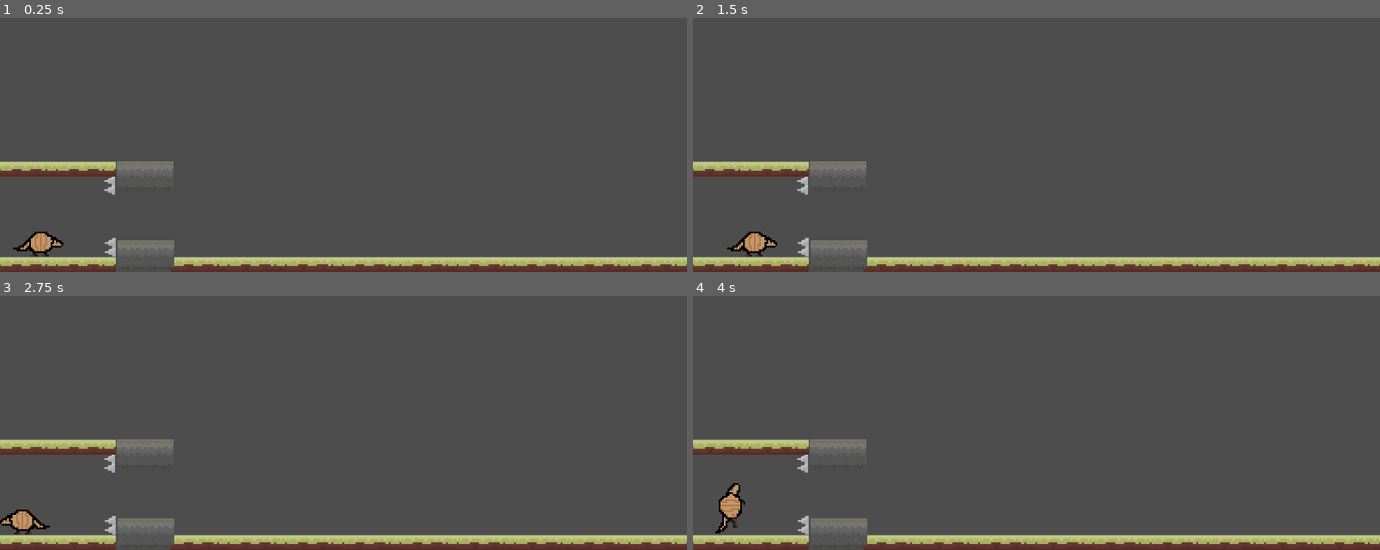
Above: before the commit, frames 1-4 (two rows, left to right).
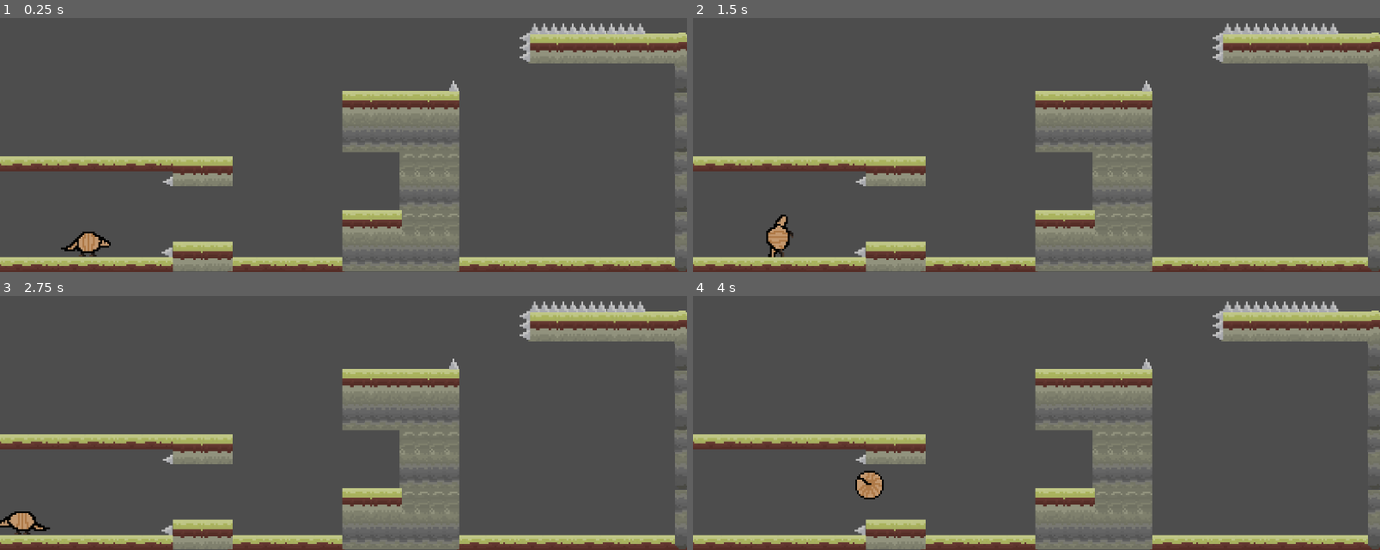
Above: after the commit, the same moments.

Repository: potatinator/codeday3-ihatecaiden
Game: Godot game, scene res://Lvl4.tscn
The game is run twice, just before and just after one commit, with the same random seed, the same clock (stepped at 60 frames per second) and the same inputs.
Inputs:
- Up to frame 1 (0.25 s): no input
- Up to frame 2 (1.5 s): tap Enter at 0.5 s; hold D (moveRight) from 0.53 s (still down); tap Shift (store) at 0.6, 1.35 s; tap W (jump) at 0.77 s
- Up to frame 3 (2.75 s): tap W (jump) at 1.52 s; release D (moveRight) at 2.03 s; hold A (moveLeft) from 2.03 s (still down); tap Shift (store) at 2.1 s
- Up to frame 4 (4 s): release A (moveLeft) at 2.78 s; hold D (moveRight) from 2.78 s (still down); tap Shift (store) at 2.85, 3.6 s; tap W (jump) at 3.02, 3.77 s

The runs differ from the first frame. In frame 1, 18% of the frame differs, in the area x 0-100%, y 2-100%; in frame 2, 18%; in frame 3, 17%; in frame 4, 18%.

Commit message:
"fixed things"

Diff:
--- a/Lvl4.tscn
+++ b/Lvl4.tscn
@@ -1,10 +1,13 @@
-[gd_scene load_steps=6 format=3 uid="uid://bqcrh4n6p6u7k"]
+[gd_scene load_steps=9 format=3 uid="uid://ugqwvxgcwyx8"]
 
 [ext_resource type="PackedScene" uid="uid://btw57klxaykkh" path="res://walls.tscn" id="1_7wywb"]
 [ext_resource type="PackedScene" uid="uid://drbulqxqdircb" path="res://character_body_2d.tscn" id="2_xtqqp"]
 [ext_resource type="PackedScene" uid="uid://bv637t6hemq5w" path="res://level components/full tile with connection point on both sides horiz.tscn" id="3_xtqqp"]
+[ext_resource type="PackedScene" uid="uid://bforvbb7alh1v" path="res://big floor top main.tscn" id="4_hqhqe"]
 [ext_resource type="PackedScene" uid="uid://u4bos5oxde6x" path="res://level components/spike.tscn" id="4_jy7ga"]
-[ext_resource type="PackedScene" uid="uid://dqeobgrl7opvp" path="res://level components/half tile with connection point on bottom vert.tscn" id="5_rrts2"]
+[ext_resource type="PackedScene" uid="uid://ymyiuygqahm6" path="res://level components/full tile with connection point on both sides vert.tscn" id="6_rrts2"]
+[ext_resource type="PackedScene" uid="uid://vinovhk52fgt" path="res://big floor main.tscn" id="7_w6ey8"]
+[ext_resource type="PackedScene" uid="uid://bcnoc83dge48c" path="res://level components/full tile with connection point on bottom side vert.tscn" id="8_f3kkn"]
 
 [node name="Node2D" type="Node2D"]
 
@@ -14,28 +17,19 @@
 [node name="walls" parent="." instance=ExtResource("1_7wywb")]
 
 [node name="player" parent="." instance=ExtResource("2_xtqqp")]
-position = Vector2(64, 584)
+position = Vector2(144, 600)
 
 [node name="StaticBody2D" parent="." instance=ExtResource("3_xtqqp")]
-position = Vector2(48, 632)
+position = Vector2(144, 632)
 
 [node name="StaticBody2D2" parent="." instance=ExtResource("3_xtqqp")]
-position = Vector2(144, 632)
-
-[node name="StaticBody2D4" parent="." instance=ExtResource("3_xtqqp")]
-position = Vector2(336, 632)
+position = Vector2(240, 632)
 
 [node name="StaticBody2D5" parent="." instance=ExtResource("3_xtqqp")]
 position = Vector2(432, 632)
 
 [node name="StaticBody2D6" parent="." instance=ExtResource("3_xtqqp")]
 position = Vector2(528, 632)
-
-[node name="StaticBody2D7" parent="." instance=ExtResource("3_xtqqp")]
-position = Vector2(624, 632)
-
-[node name="StaticBody2D8" parent="." instance=ExtResource("3_xtqqp")]
-position = Vector2(720, 632)
 
 [node name="StaticBody2D9" parent="." instance=ExtResource("3_xtqqp")]
 position = Vector2(816, 632)
@@ -49,48 +43,125 @@
 [node name="StaticBody2D12" parent="." instance=ExtResource("3_xtqqp")]
 position = Vector2(1104, 632)
 
-[node name="StaticBody2D13" parent="." instance=ExtResource("4_jy7ga")]
-position = Vector2(185, 647)
+[node name="StaticBody2D14" parent="." instance=ExtResource("3_xtqqp")]
+position = Vector2(144, 463)
+
+[node name="StaticBody2D15" parent="." instance=ExtResource("3_xtqqp")]
+position = Vector2(240, 463)
+
+[node name="StaticBody2D16" parent="." instance=ExtResource("4_jy7ga")]
+position = Vector2(282, 529)
 rotation = -1.5708
 
-[node name="StaticBody2D3" parent="." instance=ExtResource("5_rrts2")]
-position = Vector2(210, 645)
+[node name="StaticBody2D2" parent="StaticBody2D16" instance=ExtResource("6_rrts2")]
+position = Vector2(-68.0031, 862)
+rotation = 1.5708
 
-[node name="StaticBody2D14" parent="." instance=ExtResource("4_jy7ga")]
-position = Vector2(185, 632)
+[node name="StaticBody2D17" parent="." instance=ExtResource("4_jy7ga")]
+position = Vector2(280, 648)
 rotation = -1.5708
 
-[node name="StaticBody2D15" parent="." instance=ExtResource("5_rrts2")]
-position = Vector2(233, 645)
+[node name="StaticBody2D18" parent="." instance=ExtResource("3_xtqqp")]
+position = Vector2(49, 463)
 
-[node name="StaticBody2D16" parent="." instance=ExtResource("5_rrts2")]
-position = Vector2(280, 645)
+[node name="StaticBody2D19" parent="." instance=ExtResource("3_xtqqp")]
+position = Vector2(49, 632)
 
-[node name="StaticBody2D17" parent="." instance=ExtResource("5_rrts2")]
-position = Vector2(256, 645)
+[node name="StaticBody2D3" parent="." instance=ExtResource("4_hqhqe")]
+position = Vector2(340, 597)
 
-[node name="StaticBody2D18" parent="." instance=ExtResource("4_jy7ga")]
-position = Vector2(184, 543)
+[node name="StaticBody2D4" parent="." instance=ExtResource("4_hqhqe")]
+position = Vector2(340, 454)
+
+[node name="StaticBody2D7" parent="." instance=ExtResource("7_w6ey8")]
+position = Vector2(624, 597)
+
+[node name="StaticBody2D8" parent="." instance=ExtResource("7_w6ey8")]
+position = Vector2(720, 597)
+
+[node name="StaticBody2D13" parent="." instance=ExtResource("7_w6ey8")]
+position = Vector2(720, 497)
+
+[node name="StaticBody2D20" parent="." instance=ExtResource("7_w6ey8")]
+position = Vector2(720, 397)
+
+[node name="StaticBody2D21" parent="." instance=ExtResource("7_w6ey8")]
+position = Vector2(624, 397)
+
+[node name="StaticBody2D22" parent="." instance=ExtResource("4_hqhqe")]
+position = Vector2(624, 544)
+
+[node name="StaticBody2D23" parent="." instance=ExtResource("4_hqhqe")]
+position = Vector2(624, 344)
+
+[node name="StaticBody2D24" parent="." instance=ExtResource("4_hqhqe")]
+position = Vector2(720, 344)
+
+[node name="StaticBody2D25" parent="." instance=ExtResource("6_rrts2")]
+position = Vector2(1144, 496)
+
+[node name="StaticBody2D26" parent="." instance=ExtResource("6_rrts2")]
+position = Vector2(1144, 397)
+
+[node name="StaticBody2D27" parent="." instance=ExtResource("8_f3kkn")]
+position = Vector2(1144, 296)
+
+[node name="StaticBody2D28" parent="." instance=ExtResource("4_hqhqe")]
+position = Vector2(936, 248)
+
+[node name="StaticBody2D29" parent="." instance=ExtResource("4_jy7ga")]
+position = Vector2(880, 288)
 rotation = -1.5708
 
-[node name="StaticBody2D19" parent="." instance=ExtResource("5_rrts2")]
-position = Vector2(209, 512)
-
-[node name="StaticBody2D20" parent="." instance=ExtResource("4_jy7ga")]
-position = Vector2(184, 528)
+[node name="StaticBody2D30" parent="." instance=ExtResource("4_jy7ga")]
+position = Vector2(880, 304)
 rotation = -1.5708
 
-[node name="StaticBody2D21" parent="." instance=ExtResource("5_rrts2")]
-position = Vector2(233, 512)
+[node name="StaticBody2D31" parent="." instance=ExtResource("4_jy7ga")]
+position = Vector2(880, 320)
+rotation = -1.5708
 
-[node name="StaticBody2D22" parent="." instance=ExtResource("5_rrts2")]
-position = Vector2(279, 512)
+[node name="StaticBody2D32" parent="." instance=ExtResource("4_hqhqe")]
+position = Vector2(1032, 248)
 
-[node name="StaticBody2D23" parent="." instance=ExtResource("5_rrts2")]
-position = Vector2(255, 512)
+[node name="StaticBody2D33" parent="." instance=ExtResource("4_hqhqe")]
+position = Vector2(1088, 248)
 
-[node name="StaticBody2D24" parent="." instance=ExtResource("3_xtqqp")]
-position = Vector2(48, 472)
+[node name="StaticBody2D34" parent="." instance=ExtResource("4_jy7ga")]
+position = Vector2(896, 240)
 
-[node name="StaticBody2D25" parent="." instance=ExtResource("3_xtqqp")]
-position = Vector2(144, 472)
+[node name="StaticBody2D35" parent="." instance=ExtResource("4_jy7ga")]
+position = Vector2(880, 240)
+
+[node name="StaticBody2D36" parent="." instance=ExtResource("4_jy7ga")]
+position = Vector2(864, 240)
+
+[node name="StaticBody2D37" parent="." instance=ExtResource("4_jy7ga")]
+position = Vector2(728, 336)
+
+[node name="StaticBody2D38" parent="." instance=ExtResource("4_jy7ga")]
+position = Vector2(912, 240)
+
+[node name="StaticBody2D39" parent="." instance=ExtResource("4_jy7ga")]
+position = Vector2(960, 240)
+
+[node name="StaticBody2D40" parent="." instance=ExtResource("4_jy7ga")]
+position = Vector2(944, 240)
+
+[node name="StaticBody2D41" parent="." instance=ExtResource("4_jy7ga")]
+position = Vector2(928, 240)
+
+[node name="StaticBody2D42" parent="." instance=ExtResource("4_jy7ga")]
+position = Vector2(976, 240)
+
+[node name="StaticBody2D43" parent="." instance=ExtResource("4_jy7ga")]
+position = Vector2(1025, 240)
+
+[node name="StaticBody2D44" parent="." instance=ExtResource("4_jy7ga")]
+position = Vector2(1009, 240)
+
+[node name="StaticBody2D45" parent="." instance=ExtResource("4_jy7ga")]
+position = Vector2(993, 240)
+
+[node name="StaticBody2D46" parent="." instance=ExtResource("4_jy7ga")]
+position = Vector2(1041, 240)
--- /dev/null
+++ b/big floor main.tscn
@@ -0,0 +1,20 @@
+[gd_scene load_steps=4 format=3 uid="uid://vinovhk52fgt"]
+
+[ext_resource type="Texture2D" uid="uid://cnm6mntlvf5an" path="res://big floor main.png" id="1_dt5yn"]
+
+[sub_resource type="QuadMesh" id="QuadMesh_xe2of"]
+size = Vector2(100, 100)
+
+[sub_resource type="RectangleShape2D" id="RectangleShape2D_bu8al"]
+size = Vector2(100, 100.5)
+
+[node name="StaticBody2D" type="StaticBody2D"]
+
+[node name="MeshInstance2D" type="MeshInstance2D" parent="."]
+rotation = 3.14159
+mesh = SubResource("QuadMesh_xe2of")
+texture = ExtResource("1_dt5yn")
+
+[node name="CollisionShape2D" type="CollisionShape2D" parent="."]
+position = Vector2(0, 0.25)
+shape = SubResource("RectangleShape2D_bu8al")
--- /dev/null
+++ b/big floor top main.tscn
@@ -0,0 +1,20 @@
+[gd_scene load_steps=4 format=3 uid="uid://bforvbb7alh1v"]
+
+[ext_resource type="Texture2D" uid="uid://dr5eihg8xs03y" path="res://big floor top main.png" id="1_8sfky"]
+
+[sub_resource type="QuadMesh" id="QuadMesh_xe2of"]
+size = Vector2(100, 100)
+
+[sub_resource type="RectangleShape2D" id="RectangleShape2D_bu8al"]
+size = Vector2(100, 51)
+
+[node name="StaticBody2D" type="StaticBody2D"]
+
+[node name="MeshInstance2D" type="MeshInstance2D" parent="."]
+rotation = 3.14159
+mesh = SubResource("QuadMesh_xe2of")
+texture = ExtResource("1_8sfky")
+
+[node name="CollisionShape2D" type="CollisionShape2D" parent="."]
+position = Vector2(0, 25)
+shape = SubResource("RectangleShape2D_bu8al")
--- a/lvl1.tscn
+++ b/lvl1.tscn
@@ -12,7 +12,6 @@
 anchor_mode = 0
 
 [node name="walls" parent="." instance=ExtResource("1_t5y7p")]
-padding = 0
 
 [node name="player" parent="." instance=ExtResource("2_wg0iv")]
 position = Vector2(64, 568)
--- a/project.godot
+++ b/project.godot
@@ -11,7 +11,7 @@
 [application]
 
 config/name="New Game Project"
-run/main_scene="uid://bqcrh4n6p6u7k"
+run/main_scene="uid://ugqwvxgcwyx8"
 config/features=PackedStringArray("4.4", "GL Compatibility")
 config/icon="res://icon.svg"
 
Not shown, added: background wall.png.import
Not shown, added: background_files/piskel_logo_transparent_small_compact.png.import
Not shown, added: big floor left connect half.png.import
Not shown, added: big floor main.png.import
Not shown, added: big floor right connect half.png.import
Not shown, added: big floor top main.png.import
Not shown, added: end animation/end 1.png.import
Not shown, added: end animation/end 10.png.import
Not shown, added: end animation/end 11.png.import
Not shown, added: end animation/end 12.png.import
Not shown, added: end animation/end 13.png.import
Not shown, added: end animation/end 14.png.import
(and 14 more such lines)
